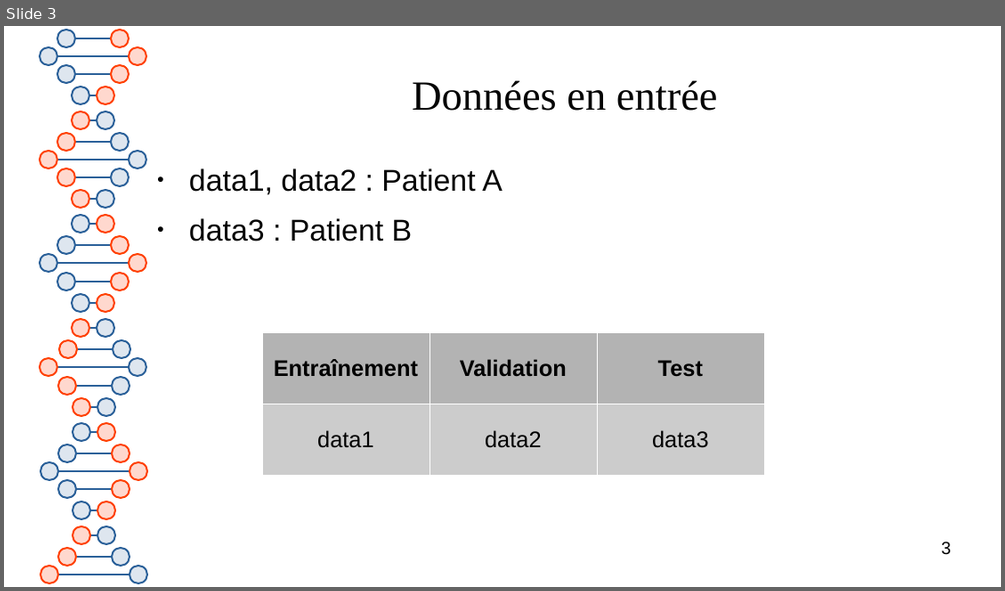
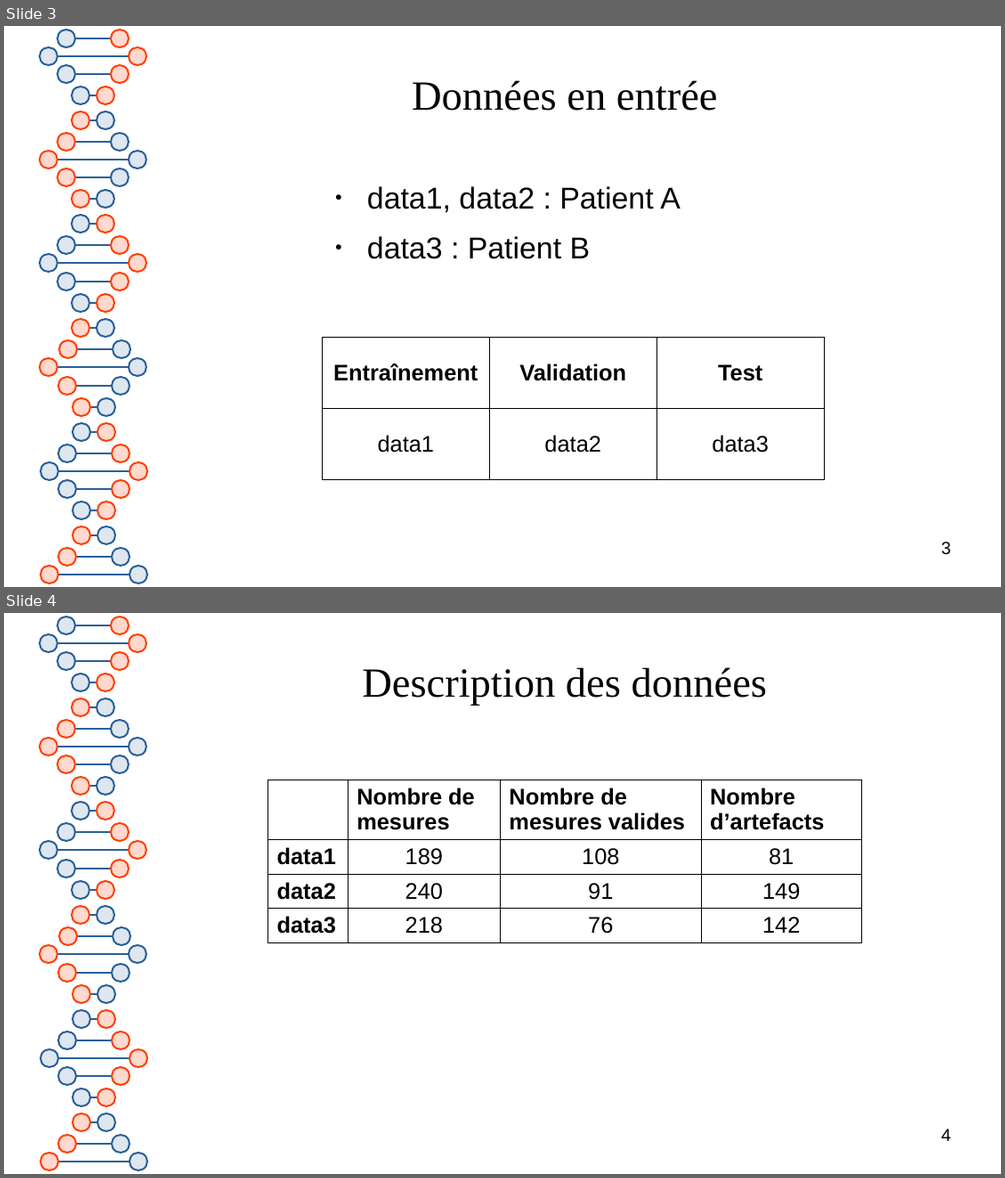
Before and after one commit to Polytech-E2I/data-processing, a slide deck: Projet1/report.odp. Shown one above the other, each under a label of ours: slide 3 before the commit, slides 3 and 4 after it. The pictures are 1005x591 and 1005x1178 pixels, drawn with LibreOffice and Linux fonts; fonts in the diff are those of the drawing. Boxes give left, top, right and bottom in pixels: in the first picture for what was removed or moved away, otherwise in the second. Text is boxed around its words. In the diff, an @@ line names an element or a change of style, - is before the commit and + after.

```diff
--- a/Projet1/report.odp
+++ b/Projet1/report.odp
@@ slide 4 added at box(4, 613, 1001, 1174), background #FFFFFF; not listed: 81 template elements that a slide beside it also shows @@
@@ title added at box(362, 667, 767, 706), 33 pt, text #050505 @@
+Description des données
@@ table added at box(268, 779, 861, 943), 4 rows, 4 columns @@
+ | Nombre de mesures | Nombre de mesures valides | Nombre d’artefacts
+data1 | 189 | 108 | 81
+data2 | 240 | 91 | 149
+data3 | 218 | 76 | 142
@@ page number added at box(941, 1128, 951, 1141), 14 pt, text #000000 @@
+4
@@ slide 3 changed as well @@
@@ text "data1, data2 : Patient A": place and size @@
-text "data1, data2 : Patient A" at box(189, 168, 502, 241)
+text "data1, data2 : Patient A" at box(367, 186, 680, 259)
@@ table at box(323, 338, 825, 479) @@
@@ fill #B3B3B3 to none in row 1 @@
@@ fill #CCCCCC to none in row 2 @@
@@ borders changed @@
@@ table: place and size @@
-table at box(262, 333, 764, 475)
+table at box(323, 338, 825, 479)
```
Also in this commit, not shown: 2 other slides changed, 2 other slides added, 1 slide removed, 1 other file.
